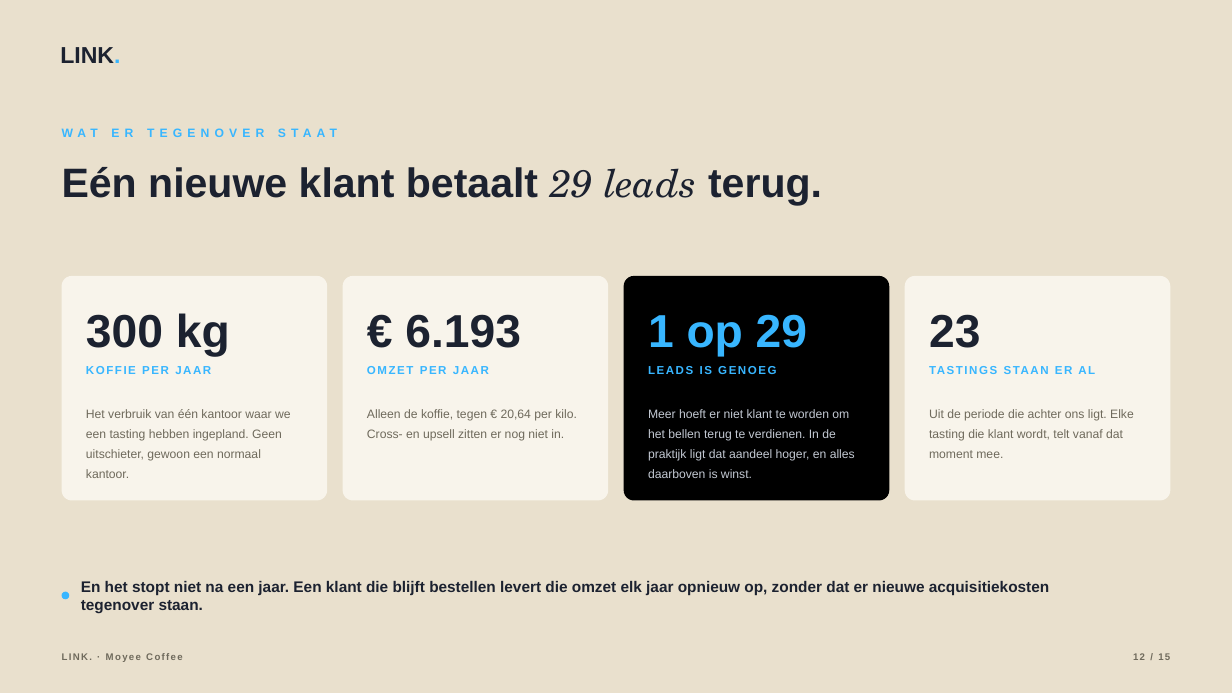
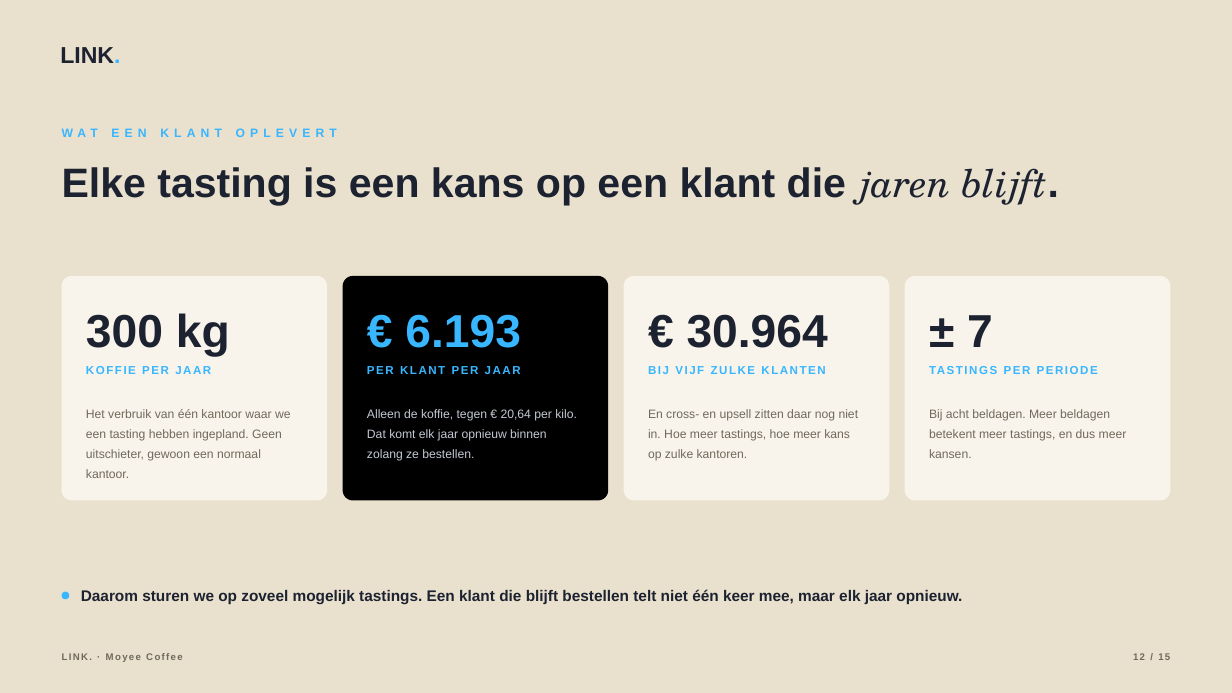
Before and after one commit to hens-lang/Test, a slide deck: slide 12 of output/LINK. voorstel Moyee Coffee.pptx. Drawn at 1232x693 pixels with LibreOffice and Linux fonts; fonts in the diff are those of the drawing. Boxes give left, top, right and bottom in pixels: in the first picture for what was removed or moved away, otherwise in the second. Text is boxed around its words. In the diff, an @@ line names an element or a change of style, - is before the commit and + after.

```diff
--- a/output/LINK. voorstel Moyee Coffee.pptx
+++ b/output/LINK. voorstel Moyee Coffee.pptx
@@ text at box(62, 167, 1047, 206): text changed @@
-Eén nieuwe klant betaalt 29 leads terug.
+Elke tasting is een kans op een klant die jaren blijft.
@@ rounded rectangle at box(343, 276, 608, 501): fill #F8F4EB to #000000 @@
@@ rounded rectangle at box(624, 276, 889, 501): fill #000000 to #F8F4EB @@
@@ text "€ 6.193" at box(405, 314, 521, 348): text colour #1C2230 to #38B6FF @@
@@ text at box(687, 314, 828, 348): text changed; text colour #38B6FF to #1C2230 @@
-1 op 29
+€ 30.964
@@ text at box(967, 315, 993, 347): text changed @@
-23
+± 7
@@ text at box(367, 366, 521, 374): text changed @@
-OMZET PER JAAR
+PER KLANT PER JAAR
@@ text at box(648, 366, 825, 374): text changed @@
-LEADS IS GENOEG
+BIJ VIJF ZULKE KLANTEN
@@ text at box(930, 360, 1147, 382): text changed @@
-TASTINGS STAAN ER AL
+TASTINGS PER PERIODE
@@ text at box(367, 409, 577, 461): text changed; text colour #6F6A5C to #C2C8D2 @@
-Alleen de koffie, tegen € 20,64 per kilo. Cross- en upsell zitten er nog niet in.
+Alleen de koffie, tegen € 20,64 per kilo. Dat komt elk jaar opnieuw binnen zolang ze bestellen.
@@ text at box(648, 409, 859, 461): text changed; text colour #C2C8D2 to #6F6A5C @@
-Meer hoeft er niet klant te worden om het bellen terug te verdienen. In de praktijk ligt dat aandeel hoger, en alles daarboven is winst.
+En cross- en upsell zitten daar nog niet in. Hoe meer tastings, hoe meer kans op zulke kantoren.
@@ text at box(929, 409, 1127, 458): text changed @@
-Uit de periode die achter ons ligt. Elke tasting die klant wordt, telt vanaf dat moment mee.
+Bij acht beldagen. Meer beldagen betekent meer tastings, en dus meer kansen.
@@ text at box(81, 589, 962, 605): text changed @@
-En het stopt niet na een jaar. Een klant die blijft bestellen levert die omzet elk jaar opnieuw op, zonder dat er nieuwe acquisitiekosten tegenover staan.
+Daarom sturen we op zoveel mogelijk tastings. Een klant die blijft bestellen telt niet één keer mee, maar elk jaar opnieuw.
```
Also in this commit, not shown: 8 other files.
